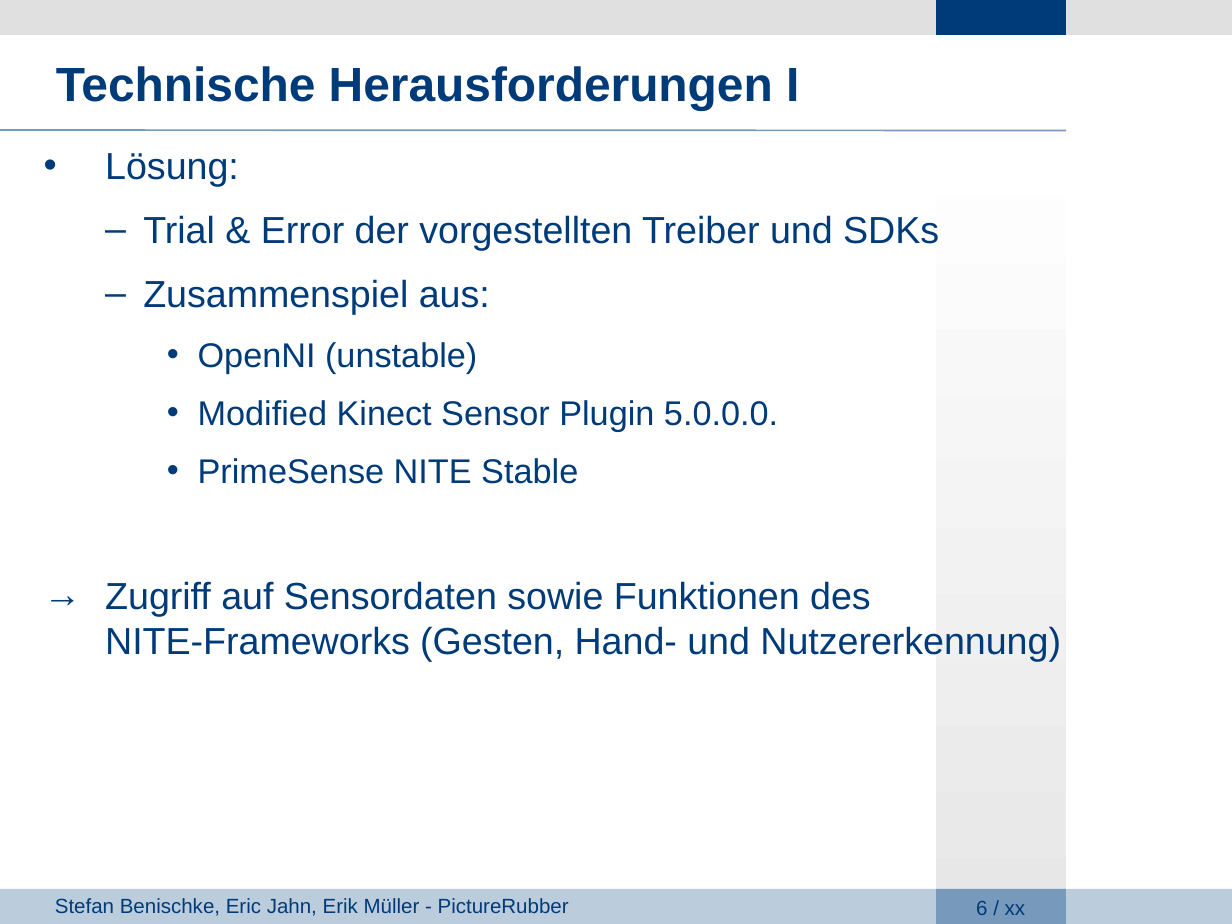
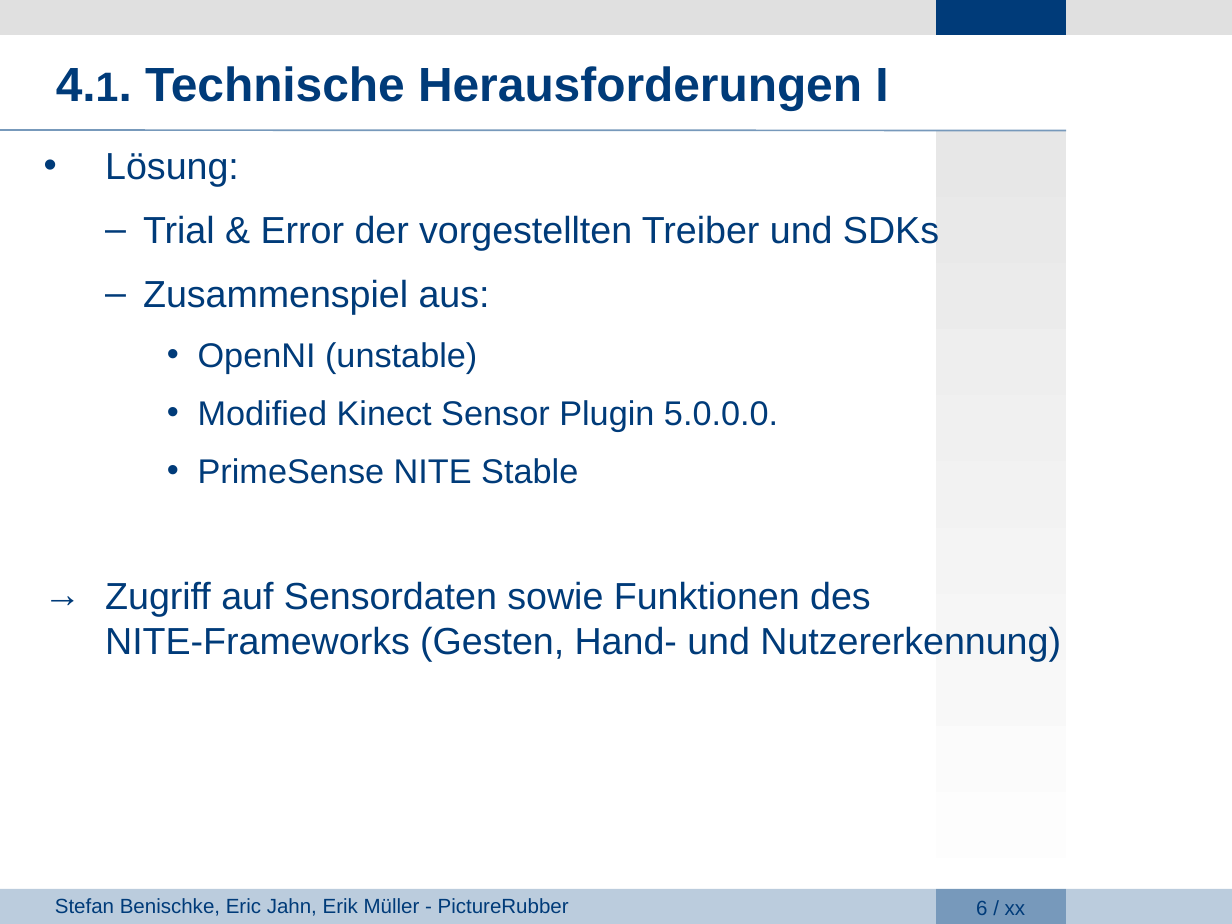
Before and after one commit to giuliarouge/picturerubber, a slide deck: slide 6 of Präsentation.ppt. Drawn at 1232x924 pixels with LibreOffice and Linux fonts; fonts in the diff are those of the drawing; background and template pictures are left out. Boxes give left, top, right and bottom in pixels: in the first picture for what was removed or moved away, otherwise in the second. Text is boxed around its words. In the diff, an @@ line names an element or a change of style, - is before the commit and + after.

```diff
--- a/Präsentation.ppt
+++ b/Präsentation.ppt
@@ text at box(56, 66, 888, 110): text changed @@
-Technische Herausforderungen I
+4.1. Technische Herausforderungen I
@@ rectangle at box(936, 131, 1066, 924): fill gradient #FFFFFF to #E7E7E7 to gradient #E7E7E7 to #FFFFFF @@
```
Also in this commit, not shown: 9 other slides changed.
